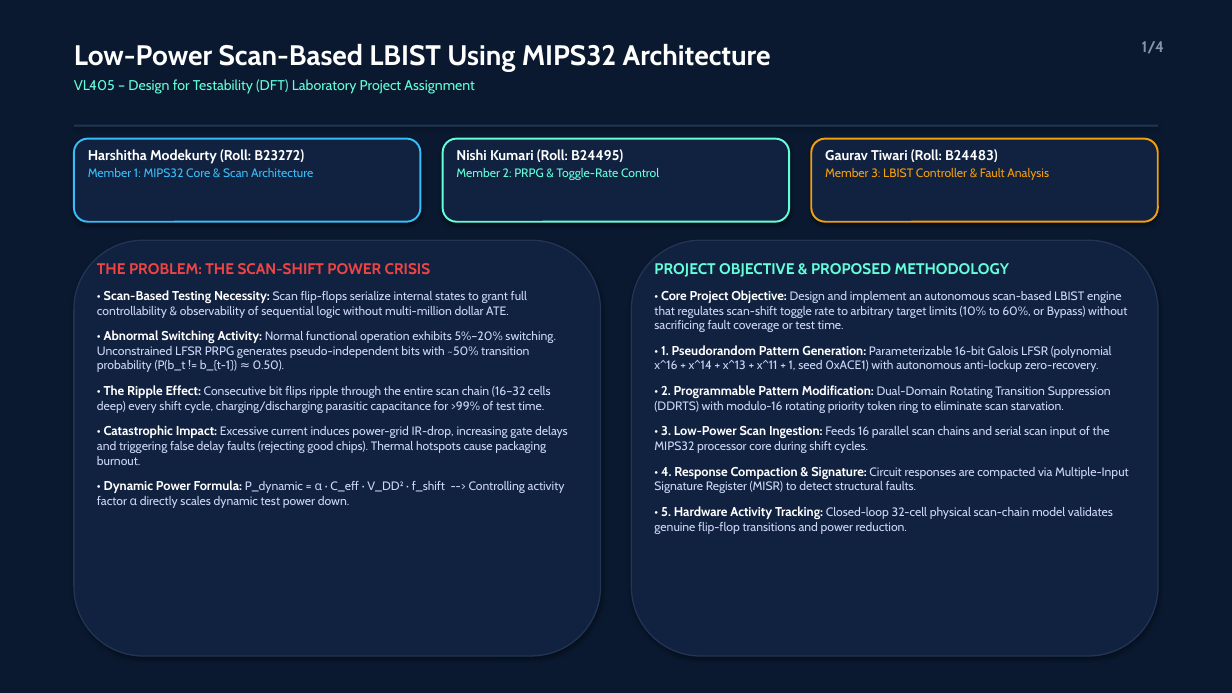
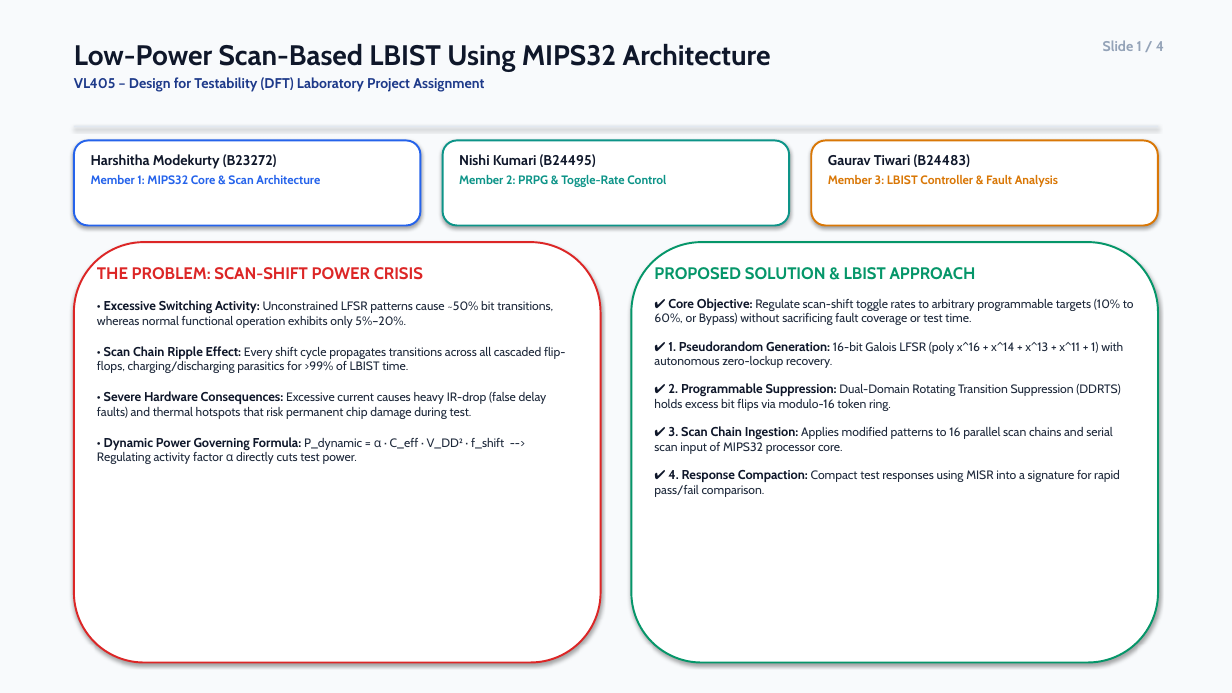
Before and after one commit to kumariNISHI78/PRPG-Programmable-Toggle-Rate-Control-LBIST, a slide deck: slide 1 of VL405_LBIST_Project_Presentation.pptx. Drawn at 1232x693 pixels with LibreOffice and Linux fonts; fonts in the diff are those of the drawing. Boxes give left, top, right and bottom in pixels: in the first picture for what was removed or moved away, otherwise in the second. Text is boxed around its words. In the diff, an @@ line names an element or a change of style, - is before the commit and + after.

Commit message:
style: Update presentation to high-contrast bright theme and concise 5-min format

```diff
--- a/VL405_LBIST_Project_Presentation.pptx
+++ b/VL405_LBIST_Project_Presentation.pptx
@@ rectangle at (0,0,1232,693): fill #0A192F to #F8FAFC @@
@@ text "Low-Power Scan-Based LBIST Using MIPS32 ..." at (74,44,771,92): text colour #FFFFFF to #0F172A in "Low-Power Scan-Based LBIST Using MIPS32 Architecture"; text colour #64FFDA to #1E3A8A, bold on in "VL405 – Design for Testability (DFT) Laboratory ..."; less space between paragraphs @@
@@ text at (1103,40,1164,51): text changed; size 12 to 11 pt; text colour #8892B0 to #94A3B8 @@
-1/4
+Slide 1 / 4
@@ rectangle at (74,126,1158,128): fill #233554 to #E2E8F0 @@
@@ rounded rectangle at (74,140,421,226): fill #112240 to #FFFFFF; outline #38BDF8 1.5 pt to #2563EB 1.5 pt @@
@@ rounded rectangle at (443,140,789,226): fill #112240 to #FFFFFF; outline #64FFDA 1.5 pt to #0D9488 1.5 pt @@
@@ 3 rounded rectangles: place and size @@
-3 rounded rectangles at (74,139,1158,222)
+3 rounded rectangles at (74,140,1158,226)
@@ rounded rectangle at (811,140,1158,226): fill #112240 to #FFFFFF; outline #F59E0B 1.5 pt to #D97706 1.5 pt @@
@@ text at (91,154,277,169): text changed; text colour #FFFFFF to #0F172A @@
-Harshitha Modekurty (Roll: B23272)
+Harshitha Modekurty (B23272)
@@ text at (91,175,320,184): text colour #38BDF8 to #2563EB, bold on in "Member 1: MIPS32 Core & Scan Architecture"; more space between paragraphs @@
@@ text at (459,154,596,167): text changed; text colour #FFFFFF to #0F172A @@
-Nishi Kumari (Roll: B24495)
+Nishi Kumari (B24495)
@@ text at (459,175,666,187): text colour #64FFDA to #0D9488, bold on in "Member 2: PRPG & Toggle-Rate Control"; more space between paragraphs @@
@@ text at (828,154,970,167): text changed; text colour #FFFFFF to #0F172A @@
-Gaurav Tiwari (Roll: B24483)
+Gaurav Tiwari (B24483)
@@ text at (828,175,1058,187): text colour #F59E0B to #D97706, bold on in "Member 3: LBIST Controller & Fault Analysis"; more space between paragraphs @@
@@ rounded rectangle: place and size @@
-rounded rectangle at (74,240,601,656)
+rounded rectangle at (74,242,601,663)
@@ rounded rectangle at (74,242,601,663): fill #112240 to #FFFFFF; outline #233554 1 pt to #DC2626 1.5 pt @@
@@ text at (97,267,565,464): text changed; text colour #CCD6F6 to #1E293B @@
-THE PROBLEM: THE SCAN-SHIFT POWER CRISIS
-• Scan-Based Testing Necessity: Scan flip-flops serialize internal states to grant full controllability & observability of sequential logic without multi-million dollar ATE.
-• Abnormal Switching Activity: Normal functional operation exhibits 5%–20% switching. Unconstrained LFSR PRPG generates pseudo-independent bits with ~50% transition probability (P(b_t != b_{t-1}) ≈ 0.50).
-• The Ripple Effect: Consecutive bit flips ripple through the entire scan chain (16–32 cells deep) every shift cycle, charging/discharging parasitic capacitance for >99% of test time.
-• Catastrophic Impact: Excessive current induces power-grid IR-drop, increasing gate delays and triggering false delay faults (rejecting good chips). Thermal hotspots cause packaging burnout.
-• Dynamic Power Formula: P_dynamic = α · C_eff · V_DD² · f_shift --> Controlling activity factor α directly scales dynamic test power down.
+THE PROBLEM: SCAN-SHIFT POWER CRISIS
+• Excessive Switching Activity: Unconstrained LFSR patterns cause ~50% bit transitions, whereas normal functional operation exhibits only 5%–20%.
+• Scan Chain Ripple Effect: Every shift cycle propagates transitions across all cascaded flip-flops, charging/discharging parasitics for >99% of LBIST time.
+• Severe Hardware Consequences: Excessive current causes heavy IR-drop (false delay faults) and thermal hotspots that risk permanent chip damage during test.
+• Dynamic Power Governing Formula: P_dynamic = α · C_eff · V_DD² · f_shift --> Regulating activity factor α directly cuts test power.
@@ rounded rectangle: place and size @@
-rounded rectangle at (631,240,1158,656)
+rounded rectangle at (631,242,1158,663)
@@ rounded rectangle at (631,242,1158,663): fill #112240 to #FFFFFF; outline #233554 1 pt to #059669 1.5 pt @@
@@ text at (654,267,1134,497): text changed; text colour #CCD6F6 to #1E293B @@
-PROJECT OBJECTIVE & PROPOSED METHODOLOGY
-• Core Project Objective: Design and implement an autonomous scan-based LBIST engine that regulates scan-shift toggle rate to arbitrary target limits (10% to 60%, or Bypass) without sacrificing fault coverage or test time.
-• 1. Pseudorandom Pattern Generation: Parameterizable 16-bit Galois LFSR (polynomial x^16 + x^14 + x^13 + x^11 + 1, seed 0xACE1) with autonomous anti-lockup zero-recovery.
-• 2. Programmable Pattern Modification: Dual-Domain Rotating Transition Suppression (DDRTS) with modulo-16 rotating priority token ring to eliminate scan starvation.
-• 3. Low-Power Scan Ingestion: Feeds 16 parallel scan chains and serial scan input of the MIPS32 processor core during shift cycles.
-• 4. Response Compaction & Signature: Circuit responses are compacted via Multiple-Input Signature Register (MISR) to detect structural faults.
-• 5. Hardware Activity Tracking: Closed-loop 32-cell physical scan-chain model validates genuine flip-flop transitions and power reduction.
+PROPOSED SOLUTION & LBIST APPROACH
+✔ Core Objective: Regulate scan-shift toggle rates to arbitrary programmable targets (10% to 60%, or Bypass) without sacrificing fault coverage or test time.
+✔ 1. Pseudorandom Generation: 16-bit Galois LFSR (poly x^16 + x^14 + x^13 + x^11 + 1) with autonomous zero-lockup recovery.
+✔ 2. Programmable Suppression: Dual-Domain Rotating Transition Suppression (DDRTS) holds excess bit flips via modulo-16 token ring.
+✔ 3. Scan Chain Ingestion: Applies modified patterns to 16 parallel scan chains and serial scan input of MIPS32 processor core.
+✔ 4. Response Compaction: Compact test responses using MISR into a signature for rapid pass/fail comparison.
```
Also in this commit, not shown: 3 other slides changed, 8 other files.
